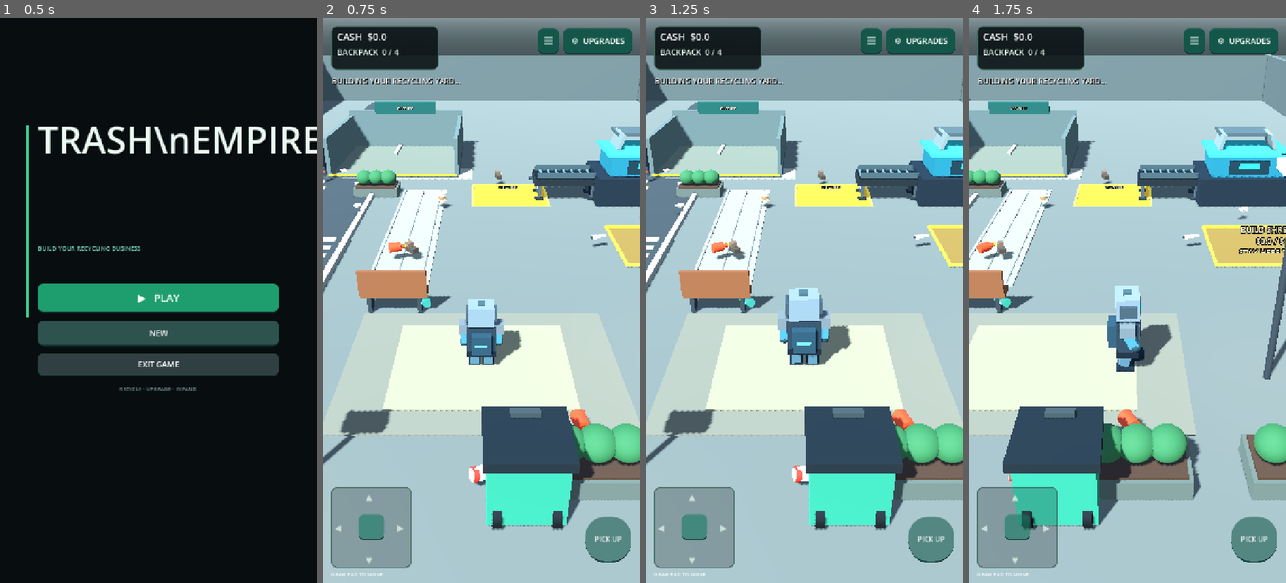
Above: before the commit, frames 1-4 (left to right).
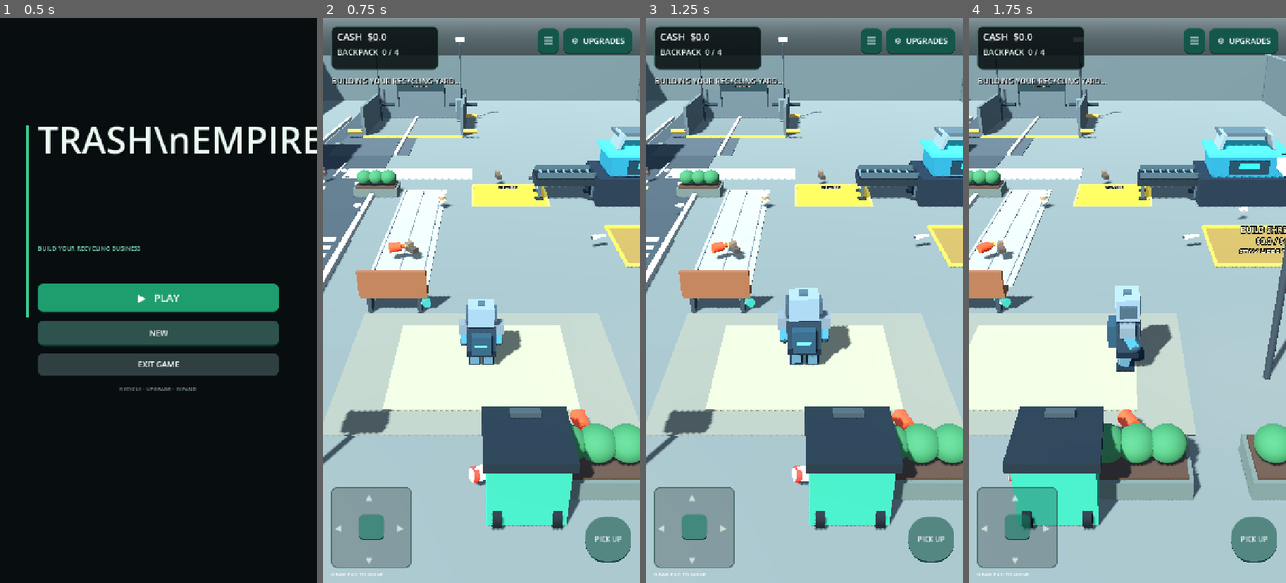
Above: after the commit, the same moments.

Repository: zekainstabot/trash-empire
Game: Godot game, scene res://Scenes/Main.tscn
Same seed, same stepped clock (60 frames per second), same inputs: the game is played once before the commit and once after it.
Inputs (mouse positions are in pixels of both pictures, inside the frame that each line leads up to):
- Up to frame 1 (0.5 s): no input
- Up to frame 2 (0.75 s): click "▶ PLAY" at 0.5 s
- Up to frame 3 (1.25 s): no input
- Up to frame 4 (1.75 s): move the mouse to (1197, 272) at 1.27 s; hold D (move_right) from 1.28 s (still down); click (1197, 272) at 1.42 s

Frame 1 is identical in both runs. In frame 2, 5.1% of the frame differs, in the area x 0-56%, y 3-29%; in frame 3, 5.1%; in frame 4, 4.4%.

Commit message:
Move waste depot to rear and add realistic industrial details

Diff:
--- a/Scripts/main.gd
+++ b/Scripts/main.gd
@@ -103,7 +103,7 @@
 var city_truck_timer := 0.0
 var city_truck_upgrade_level := 0
 var city_truck_start := Vector3(-7.2, 0.0, 33.0)
-var city_truck_dump := Vector3(-4.8, 0.0, -11.5)
+var city_truck_dump := Vector3(-4.8, 0.0, -22.5)
 var refill_world_button: Node3D
 var main_menu_panel: Control
 var main_menu_open := true
@@ -2236,16 +2236,45 @@
 
 
 func _build_city_dump_area() -> void:
-	# Municipal collection depot beside the service road.
-	_box("CityDumpConcrete", Vector3(-4.8, 0.035, -13.0), Vector3(7.2, 0.07, 7.0), Color(0.25, 0.29, 0.28), false)
-	_box("CityDumpMarking", Vector3(-4.8, 0.078, -13.0), Vector3(6.7, 0.025, 6.5), Color(0.36, 0.39, 0.34), false)
-	_box("CityDumpBackWall", Vector3(-4.8, 1.15, -16.35), Vector3(7.2, 2.3, 0.22), Color(0.30, 0.36, 0.35), true)
-	_box("CityDumpLeftWall", Vector3(-8.25, 1.0, -13.0), Vector3(0.22, 2.0, 6.5), Color(0.30, 0.36, 0.35), true)
-	_box("CityDumpRightWall", Vector3(-1.35, 1.0, -13.0), Vector3(0.22, 2.0, 6.5), Color(0.30, 0.36, 0.35), true)
-	_box("CityDumpHazardStripe", Vector3(-4.8, 0.10, -9.62), Vector3(6.9, 0.08, 0.16), Color(0.95, 0.72, 0.12), false)
-	_box("CityDumpSign", Vector3(-4.8, 2.45, -16.18), Vector3(3.8, 0.72, 0.16), Color(0.08, 0.28, 0.25), false)
-	_label_3d("CITY WASTE DEPOT", Vector3(-4.8, 2.45, -16.06), 0.24)
-	# Municipal trucks stay beyond the playable view until their staggered route starts.
+	# Relocated industrial waste transfer bay at the rear of the expanded yard.
+	_box("CityDumpApproachApron", Vector3(-7.0, 0.025, -18.0), Vector3(5.0, 0.05, 8.0), Color(0.22, 0.25, 0.25), false)
+	_box("CityDumpConcrete", Vector3(-4.8, 0.035, -22.5), Vector3(7.2, 0.07, 7.0), Color(0.25, 0.28, 0.27), false)
+	_box("CityDumpMarking", Vector3(-4.8, 0.078, -22.5), Vector3(6.7, 0.025, 6.5), Color(0.31, 0.34, 0.32), false)
+	# Weathered retaining walls and reinforced steel corner posts.
+	_box("CityDumpBackWall", Vector3(-4.8, 1.15, -25.85), Vector3(7.2, 2.3, 0.22), Color(0.27, 0.31, 0.31), true)
+	_box("CityDumpLeftWall", Vector3(-8.25, 1.0, -22.5), Vector3(0.22, 2.0, 6.5), Color(0.27, 0.31, 0.31), true)
+	_box("CityDumpRightWall", Vector3(-1.35, 1.0, -22.5), Vector3(0.22, 2.0, 6.5), Color(0.27, 0.31, 0.31), true)
+	for x in [-8.12, -1.48]:
+		_cylinder("DepotSteelCornerPost", Vector3(x, 1.15, -25.65), 0.12, 2.3, Color(0.12, 0.16, 0.17), true)
+	# Concrete expansion joints, drainage channel and restrained safety markings.
+	for z in [-25.0, -22.5, -20.0]:
+		_box("DepotConcreteJoint", Vector3(-4.8, 0.082, z), Vector3(6.8, 0.012, 0.035), Color(0.16, 0.19, 0.19), false)
+	_box("DepotDrainChannel", Vector3(-4.8, 0.10, -19.18), Vector3(6.3, 0.08, 0.22), Color(0.10, 0.13, 0.13), false)
+	for i in range(12):
+		_box("DepotDrainSlot", Vector3(-7.65 + float(i) * 0.52, 0.145, -19.18), Vector3(0.30, 0.018, 0.055), Color(0.48, 0.51, 0.49), false)
+	_box("CityDumpHazardStripe", Vector3(-4.8, 0.10, -19.0), Vector3(6.9, 0.08, 0.14), Color(0.78, 0.59, 0.16), false)
+	# Industrial sign, mounted on a steel frame.
+	_box("CityDumpSignPostL", Vector3(-6.65, 2.0, -25.66), Vector3(0.09, 2.0, 0.09), Color(0.13, 0.17, 0.18), false)
+	_box("CityDumpSignPostR", Vector3(-2.95, 2.0, -25.66), Vector3(0.09, 2.0, 0.09), Color(0.13, 0.17, 0.18), false)
+	_box("CityDumpSign", Vector3(-4.8, 2.55, -25.66), Vector3(3.8, 0.72, 0.12), Color(0.10, 0.17, 0.17), false)
+	_label_3d("MUNICIPAL WASTE TRANSFER", Vector3(-4.8, 2.55, -25.56), 0.19)
+	# Heavy-duty bollards protect the bay edges without blocking the truck lane.
+	for x in [-8.8, -0.8]:
+		for z in [-19.0, -24.5]:
+			_cylinder("DepotSafetyBollard", Vector3(x, 0.48, z), 0.13, 0.96, Color(0.62, 0.48, 0.20), true)
+	# Fixed floodlights and a wall-mounted service cabinet add practical industrial detail.
+	for x in [-8.0, -1.6]:
+		_cylinder("DepotFloodlightPole", Vector3(x, 3.0, -25.0), 0.065, 6.0, Color(0.14, 0.18, 0.19), false)
+		_box("DepotFloodlight", Vector3(x, 5.85, -24.9), Vector3(0.72, 0.22, 0.42), Color(0.68, 0.70, 0.65), false)
+		var lamp := OmniLight3D.new()
+		lamp.position = Vector3(x, 5.55, -24.9)
+		lamp.light_color = Color(0.82, 0.86, 0.82)
+		lamp.light_energy = 0.32
+		lamp.omni_range = 8.0
+		add_child(lamp)
+	_box("DepotElectricalCabinet", Vector3(-1.75, 0.95, -24.6), Vector3(0.48, 1.6, 0.34), Color(0.34, 0.39, 0.38), true)
+	_box("DepotCabinetDoor", Vector3(-1.75, 0.95, -24.41), Vector3(0.38, 1.42, 0.035), Color(0.24, 0.29, 0.29), false)
+	# Truck fleet waits beyond the playable view until its staggered route starts.
 	city_trucks.clear()
 	city_truck = null
 	city_trash_reserved = 0
@@ -2258,7 +2287,7 @@
 	truck.position = city_truck_start
 	truck.set_meta("phase", 0)
 	truck.set_meta("timer", maxf(0.0, _city_truck_interval() - float(index) * 12.0))
-	truck.set_meta("queue_position", Vector3(-7.2, 0.0, -5.5 + float(index) * 3.8))
+	truck.set_meta("queue_position", Vector3(-7.2, 0.0, -15.0 + float(index) * 3.8))
 	truck.set_meta("load", _city_truck_load())
 	truck.set_meta("reserved", false)
 	add_child(truck)
@@ -2336,7 +2365,7 @@
 		var phase := int(truck.get_meta("phase", 0))
 		var timer := float(truck.get_meta("timer", 0.0)) + delta
 		truck.set_meta("timer", timer)
-		var queue_point: Vector3 = truck.get_meta("queue_position", Vector3(-7.2, 0.0, -5.5))
+		var queue_point: Vector3 = truck.get_meta("queue_position", Vector3(-7.2, 0.0, -15.0))
 		var target := truck.position
 		match phase:
 			0:
@@ -2410,7 +2439,7 @@
 	for item in trash_nodes:
 		if is_instance_valid(item):
 			var p := item.global_position
-			if p.x >= -8.1 and p.x <= -1.5 and p.z >= -16.2 and p.z <= -9.8:
+			if p.x >= -8.1 and p.x <= -1.5 and p.z >= -25.7 and p.z <= -19.3:
 				count += 1
 	return count
 
@@ -2429,7 +2458,7 @@
 	for i in range(amount):
 		var item := Node3D.new()
 		item.set_script(TRASH_SCRIPT)
-		item.position = Vector3(rng.randf_range(-7.7, -1.9), 0.34, rng.randf_range(-15.8, -10.2))
+		item.position = Vector3(rng.randf_range(-7.7, -1.9), 0.34, rng.randf_range(-25.3, -19.7))
 		add_child(item)
 		trash_nodes.append(item)
 		spawned += 1
